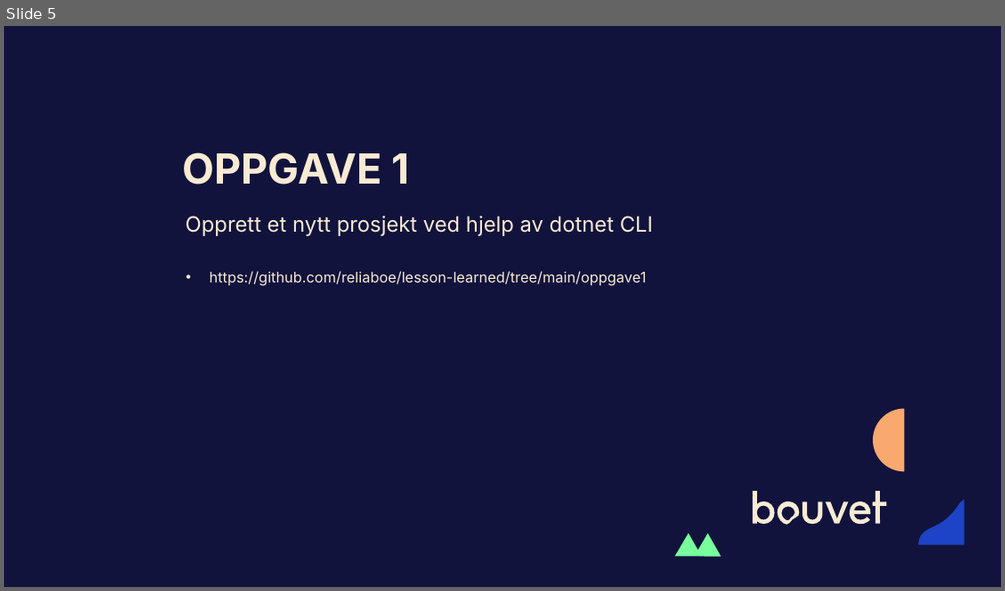
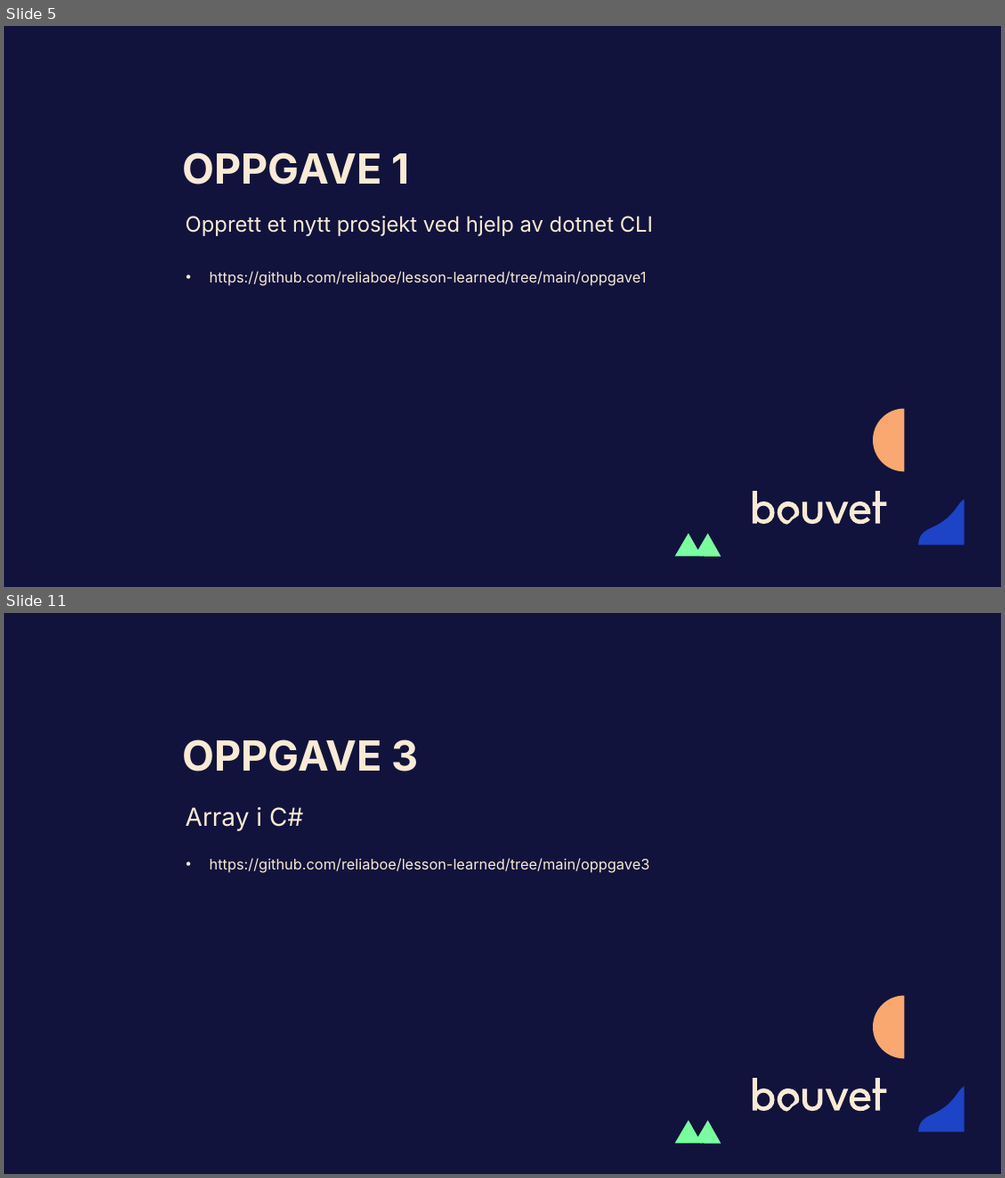
Before and after one commit to reliaboe/lesson-learned, a slide deck: presentasjon.pptx. Shown one above the other, each under a label of ours: slide 5 before the commit, slides 5 and 11 after it; the slides between them are not shown. The pictures are 1005x591 and 1005x1178 pixels, drawn with LibreOffice and Linux fonts; fonts in the diff are those of the drawing. Boxes give left, top, right and bottom in pixels: in the first picture for what was removed or moved away, otherwise in the second. Text is boxed around its words. In the diff, an @@ line names an element or a change of style, - is before the commit and + after.

```diff
--- a/presentasjon.pptx
+++ b/presentasjon.pptx
@@ slide 11 added at <box>4,613,1001,1174</box>, background #11133C; not listed: 5 template elements that a slide beside it also shows @@
@@ title added at <box>182,739,419,771</box>, 40 pt, text #F9EAD3, bold @@
+OPPGAVE 3
@@ text added at <box>186,807,303,831</box>, 24 pt, text #F9EAD3 @@
+Array i C#
@@ text added at <box>210,858,650,873</box>, 14 pt, text #F9EAD3 @@
+• https://github.com/reliaboe/lesson-learned/tree/main/oppgave3
```
Also in this commit, not shown: 1 slide changed, 7 other slides added, 8 other files.
